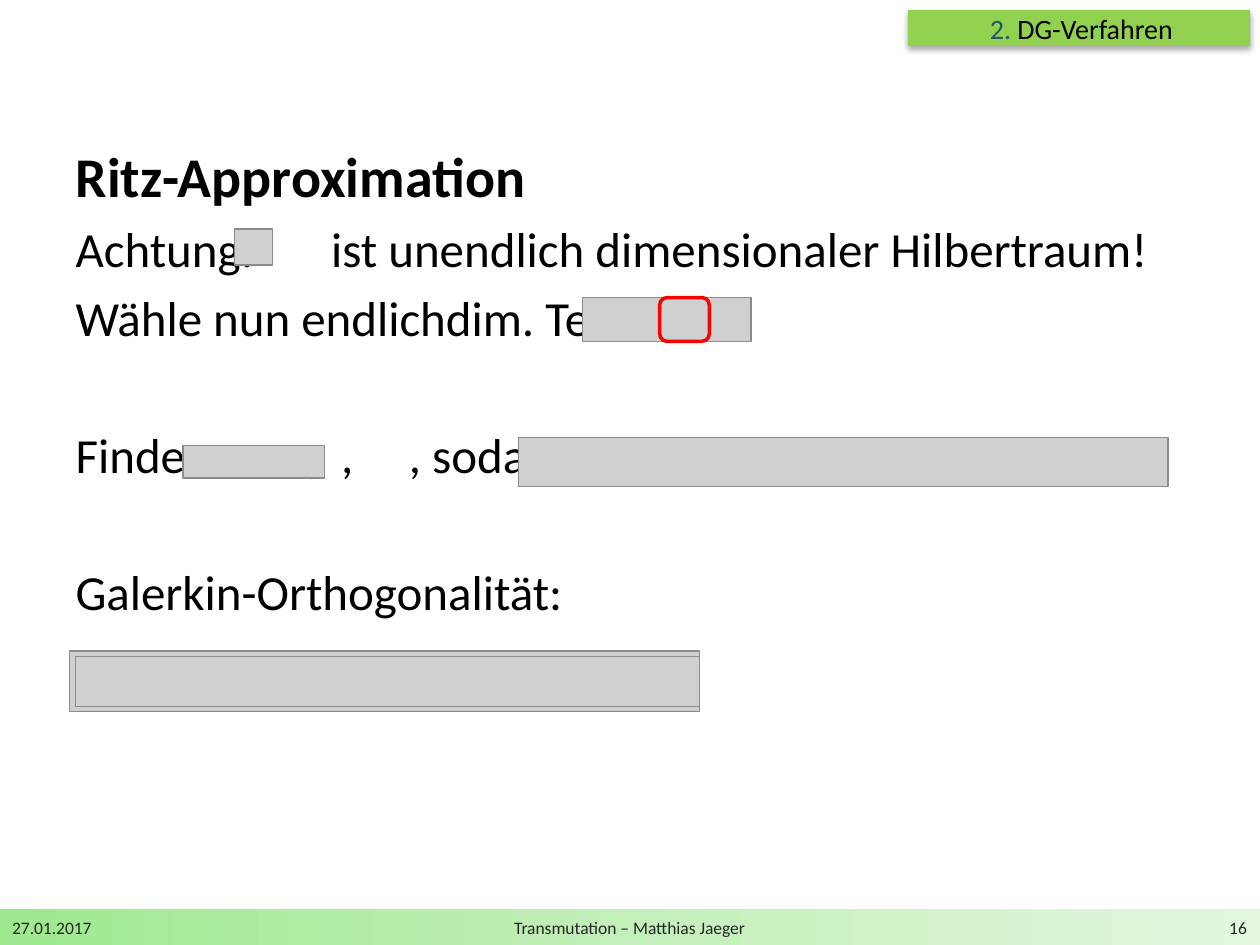
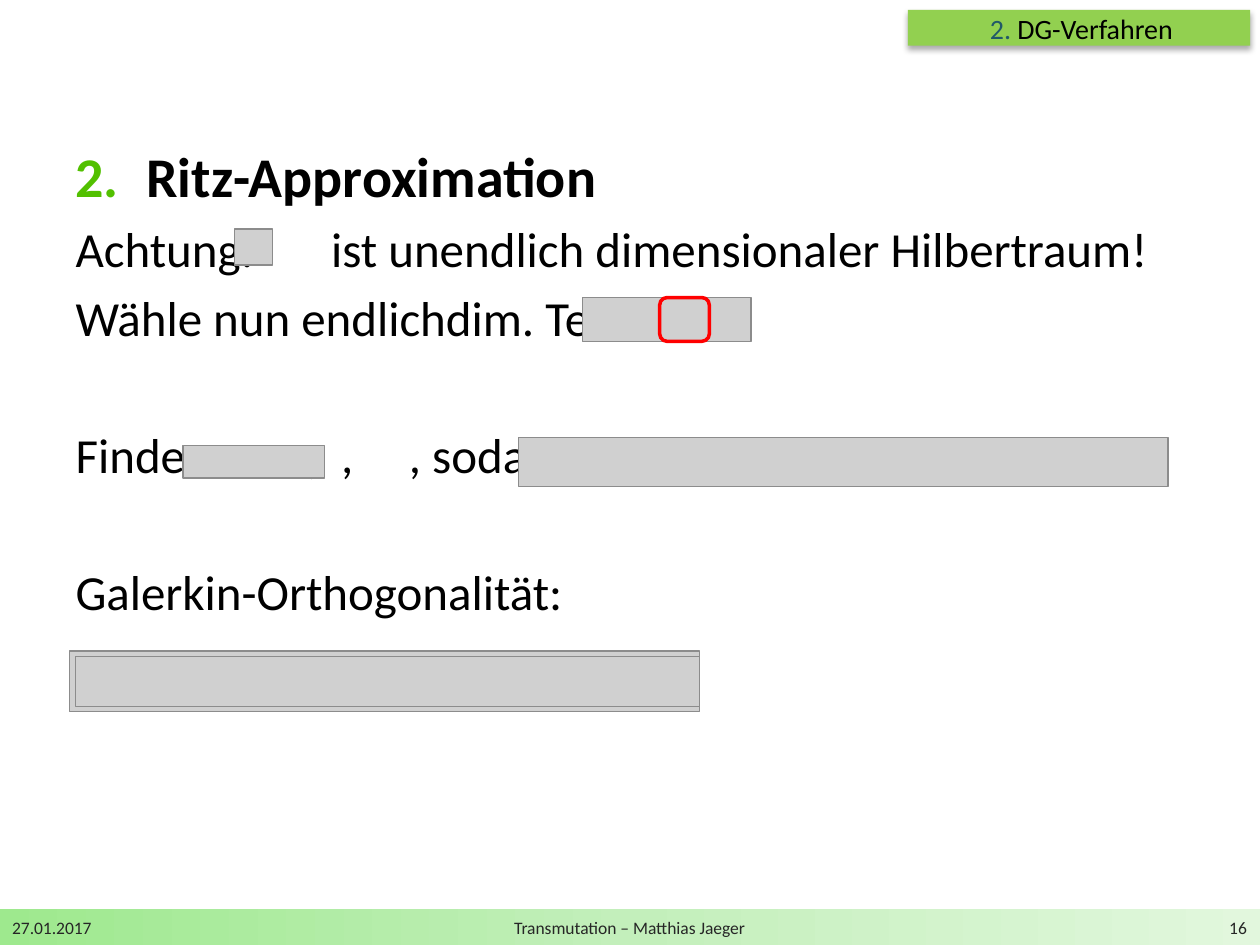
Before and after one commit to DerKleineGauss/Masterarbeit, a slide deck: slide 16 of Zwischenvortrag/Präsentation.pptx. Drawn at 1260x945 pixels with LibreOffice and Linux fonts; fonts in the diff are those of the drawing; grey boxes stand for pictures; background and template pictures are left out. Boxes give left, top, right and bottom in pixels: in the first picture for what was removed or moved away, otherwise in the second. Text is boxed around its words. In the diff, an @@ line names an element or a change of style, - is before the commit and + after.

```diff
--- a/Zwischenvortrag/Präsentation.pptx
+++ b/Zwischenvortrag/Präsentation.pptx
@@ text at <box>146,157,596,206</box>: bullet none to 1. @@
```
Also in this commit, not shown: 3 other slides changed, 4 slides added, 2 other files.
